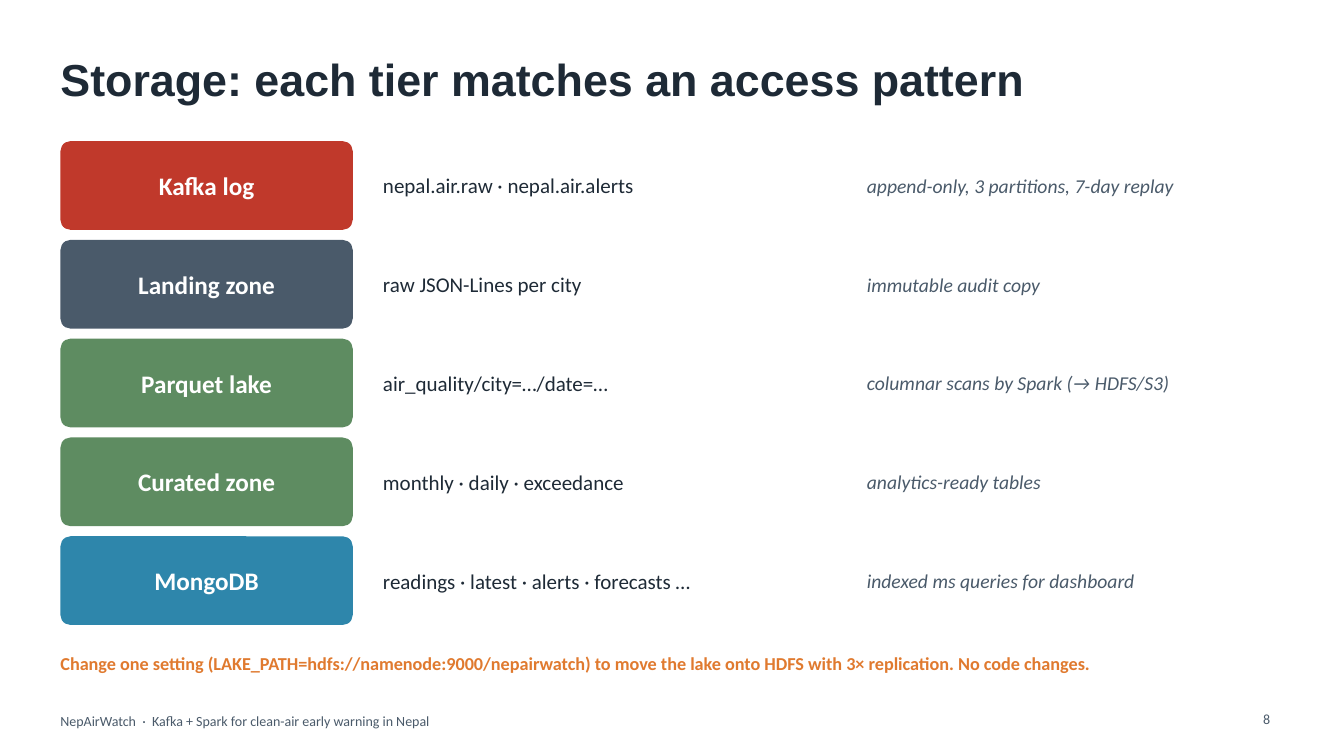
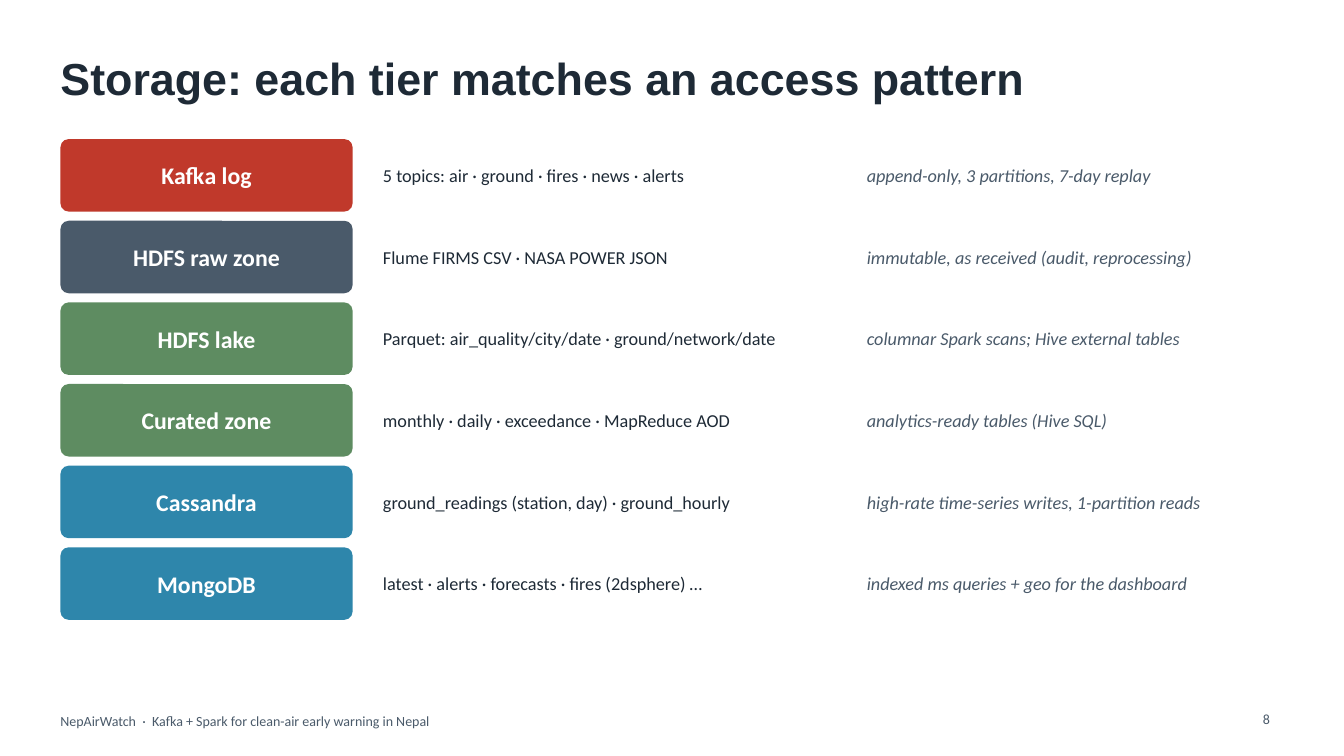
Before and after one commit to St-Luciferr/NepAirWatch, a slide deck: slide 8 of docs/NepAirWatch_Presentation.pptx. Drawn at 1344x756 pixels with LibreOffice and Linux fonts; fonts in the diff are those of the drawing. Boxes give left, top, right and bottom in pixels: in the first picture for what was removed or moved away, otherwise in the second. Text is boxed around its words. In the diff, an @@ line names an element or a change of style, - is before the commit and + after.

Commit message:
docs: update report and presentation for the v2 platform
- Report rewritten for the Lambda architecture: six sources, HDFS, Flume,
  Cassandra, Hive, MapReduce, methodology, model evaluation and v2 results
- New figures: CAMS bias per station, calibration scatter, 25-year AOD trend
- Deck: data sources, architecture, components, storage, streaming, results,
  demo and conclusion slides updated with the latest run

```diff
--- a/docs/NepAirWatch_Presentation.pptx
+++ b/docs/NepAirWatch_Presentation.pptx
@@ rounded rectangle: place and size @@
-rounded rectangle at bbox=[60, 141, 353, 230]
+rounded rectangle at bbox=[60, 139, 353, 212]
@@ text "append-only, 3 partitions, 7-day replay" at bbox=[867, 169, 1151, 185]: size 14 to 13 pt @@
@@ text at bbox=[383, 169, 684, 185]: text changed; size 15 to 13 pt @@
-nepal.air.raw · nepal.air.alerts
+5 topics: air · ground · fires · news · alerts
@@ rounded rectangle: place and size @@
-rounded rectangle at bbox=[60, 240, 353, 329]
+rounded rectangle at bbox=[60, 221, 353, 293]
@@ text at bbox=[133, 250, 280, 266]: text changed; size 18 to 17 pt @@
-Landing zone
+HDFS raw zone
@@ text added at bbox=[383, 251, 668, 264], 13 pt, text #1E2A36 @@
+Flume FIRMS CSV · NASA POWER JSON
@@ text at bbox=[867, 251, 1191, 267]: text changed; size 14 to 13 pt @@
-immutable audit copy
+immutable, as received (audit, reprocessing)
@@ text removed at bbox=[383, 277, 581, 296] @@
-raw JSON-Lines per city
@@ rounded rectangle added at bbox=[60, 302, 353, 375], fill #5E8C61 @@
@@ text at bbox=[158, 331, 255, 348]: text changed; size 18 to 17 pt @@
-Parquet lake
+HDFS lake
@@ text at bbox=[383, 332, 775, 348]: text changed; size 15 to 13 pt @@
-air_quality/city=…/date=…
+Parquet: air_quality/city/date · ground/network/date
@@ text at bbox=[867, 332, 1179, 348]: text changed; size 14 to 13 pt @@
-columnar scans by Spark (→ HDFS/S3)
+columnar Spark scans; Hive external tables
@@ size 18 to 17 pt in 3 elements at bbox=[157, 577, 256, 597], bbox=[161, 167, 252, 188], bbox=[142, 412, 272, 429] @@
@@ text "Curated zone": place and size @@
-text "Curated zone" at bbox=[138, 473, 275, 491]
+text "Curated zone" at bbox=[142, 412, 272, 429]
@@ rounded rectangle: place and size @@
-rounded rectangle at bbox=[60, 339, 353, 427]
+rounded rectangle at bbox=[60, 384, 353, 457]
@@ text at bbox=[383, 414, 730, 430]: text changed; size 15 to 13 pt @@
-monthly · daily · exceedance
+monthly · daily · exceedance · MapReduce AOD
@@ text at bbox=[867, 414, 1107, 430]: text changed; size 14 to 13 pt @@
-analytics-ready tables
+analytics-ready tables (Hive SQL)
@@ rounded rectangle: place and size @@
-rounded rectangle at bbox=[60, 438, 353, 526]
+rounded rectangle at bbox=[60, 466, 353, 538]
@@ rounded rectangle at bbox=[60, 466, 353, 538]: fill #5E8C61 to #2E86AB @@
@@ text added at bbox=[156, 494, 256, 511], 17 pt, text #FFFFFF, bold @@
+Cassandra
@@ text added at bbox=[383, 496, 730, 512], 13 pt, text #1E2A36 @@
+ground_readings (station, day) · ground_hourly
@@ text added at bbox=[867, 496, 1201, 512], 13 pt, text #4A5A6A, italic @@
+high-rate time-series writes, 1-partition reads
@@ rounded rectangle: place and size @@
-rounded rectangle at bbox=[60, 536, 353, 625]
+rounded rectangle at bbox=[60, 547, 353, 620]
@@ text at bbox=[383, 577, 685, 593]: text changed; size 15 to 13 pt @@
-readings · latest · alerts · forecasts …
+latest · alerts · forecasts · fires (2dsphere) …
@@ text at bbox=[867, 577, 1187, 593]: text changed; size 14 to 13 pt @@
-indexed ms queries for dashboard
+indexed ms queries + geo for the dashboard
@@ text removed at bbox=[60, 656, 1090, 673] @@
-Change one setting (LAKE_PATH=hdfs://namenode:9000/nepairwatch) to move the lake onto HDFS with 3× replication. No code changes.
```
Also in this commit, not shown: 9 other slides changed, 3 slides added, 3 slides removed, 14 other files.
